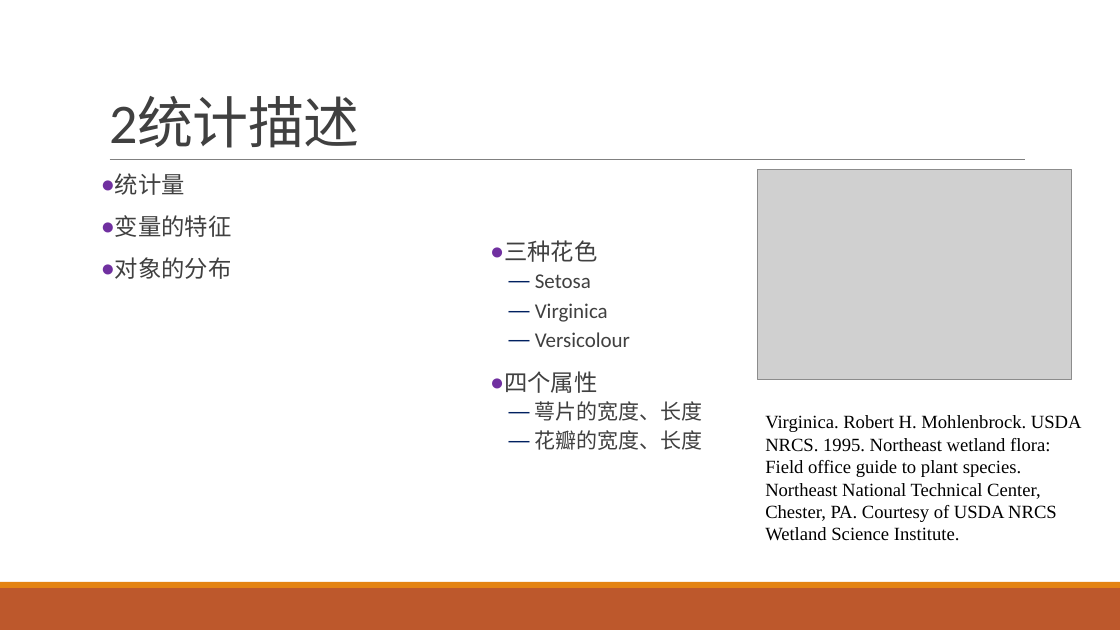
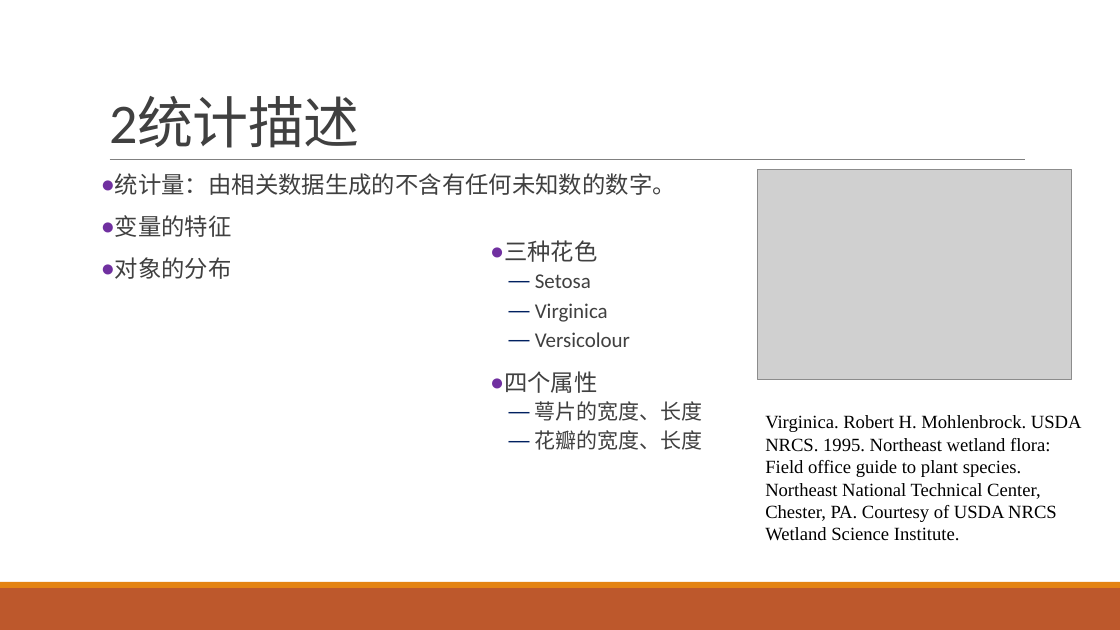
Before and after one commit to exoplanetX/DataAnalytics, a slide deck: slide 13 of 数据分析-3-探索性分析.pptx. Drawn at 1120x630 pixels with LibreOffice and Linux fonts; fonts in the diff are those of the drawing; grey boxes stand for pictures. Boxes give left, top, right and bottom in pixels: in the first picture for what was removed or moved away, otherwise in the second. Text is boxed around its words. In the diff, an @@ line names an element or a change of style, - is before the commit and + after.

```diff
--- a/数据分析-3-探索性分析.pptx
+++ b/数据分析-3-探索性分析.pptx
@@ text at [115,173,676,195]: text changed @@
-● 统计量
+● 统计量：由相关数据生成的不含有任何未知数的数字。
```
Also in this commit, not shown: 6 other slides changed.
